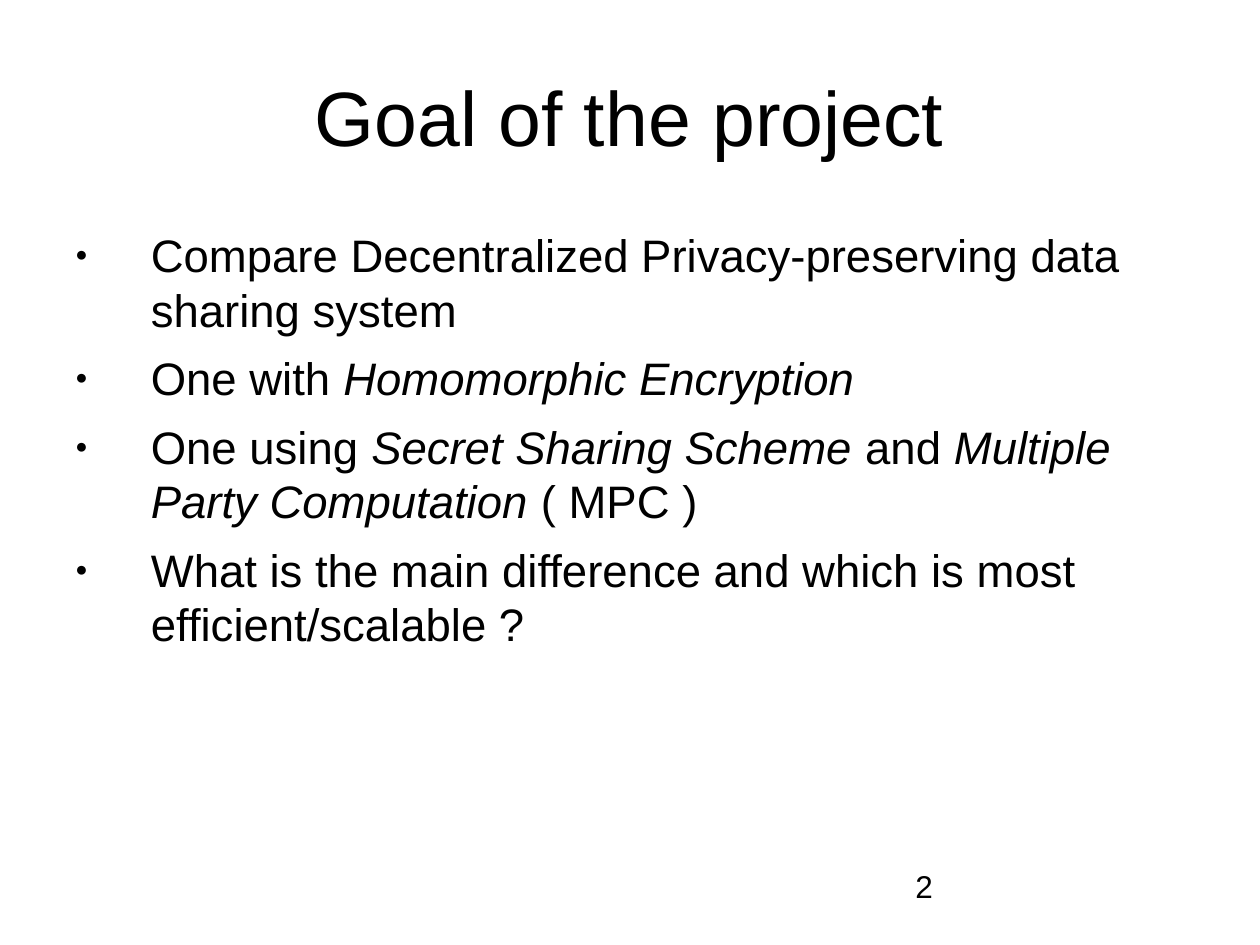
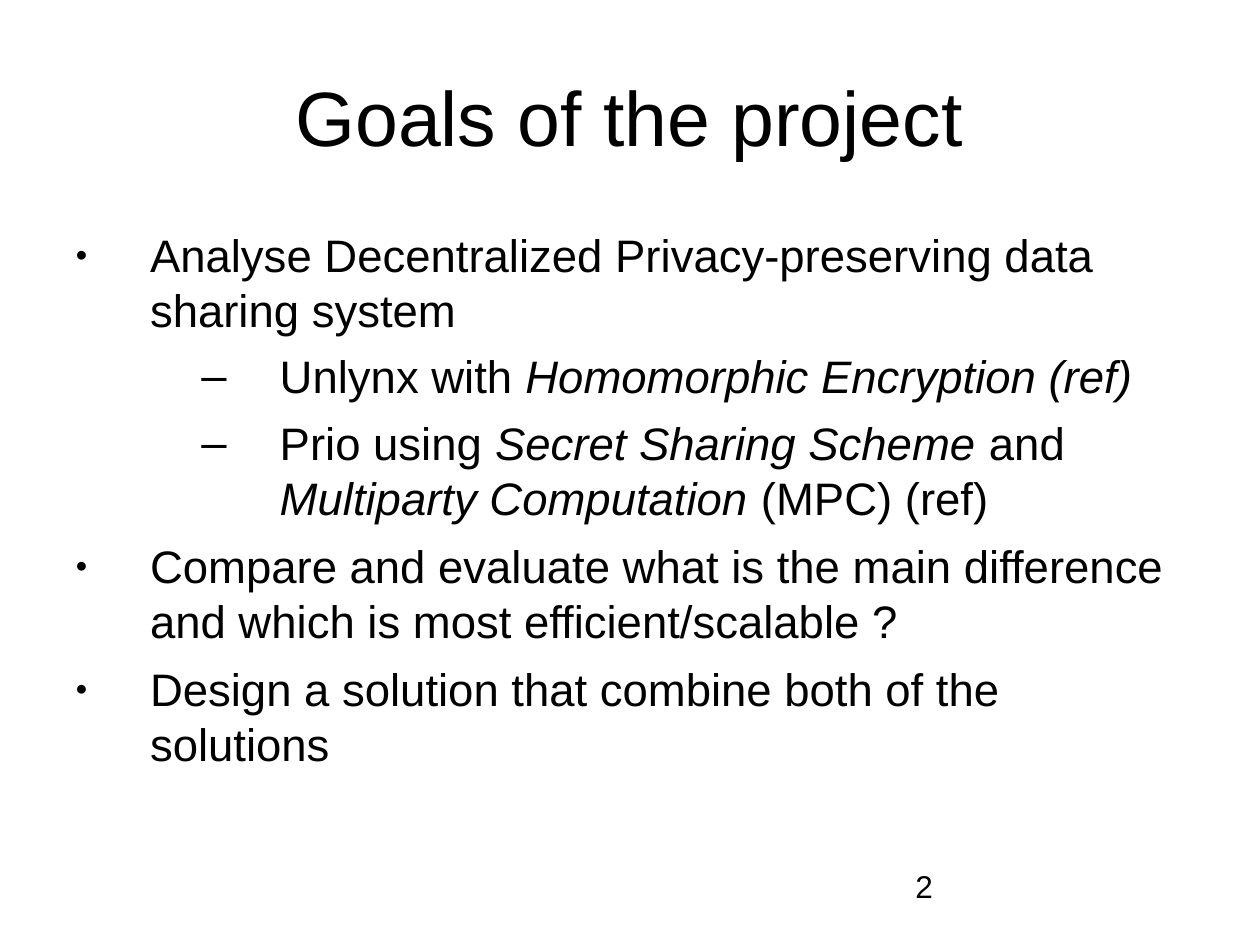
Before and after one commit to maxpr/MasterProjectDocuments, a slide deck: slide 2 of doc/2598.ppt. Drawn at 1260x945 pixels with LibreOffice and Linux fonts; fonts in the diff are those of the drawing; background and template pictures are left out. Boxes give left, top, right and bottom in pixels: in the first picture for what was removed or moved away, otherwise in the second. Text is boxed around its words. In the diff, an @@ line names an element or a change of style, - is before the commit and + after.

```diff
--- a/doc/2598.ppt
+++ b/doc/2598.ppt
@@ title at [295,90,962,161]: text changed @@
-Goal of the project
+Goals of the project
@@ text at [150,239,1163,762]: text changed @@
-● Compare Decentralized Privacy-preserving data sharing system
-● One with Homomorphic Encryption
-● One using Secret Sharing Scheme and Multiple Party Computation ( MPC )
-● What is the main difference and which is most efficient/scalable ?
+● Analyse Decentralized Privacy-preserving data sharing system
+  – Unlynx with Homomorphic Encryption (ref)
+  – Prio using Secret Sharing Scheme and Multiparty Computation (MPC) (ref)
+● Compare and evaluate what is the main difference and which is most efficient/scalable ?
+● Design a solution that combine both of the solutions
```
Also in this commit, not shown: 5 other slides changed, 1 slide removed, 13 other files.
